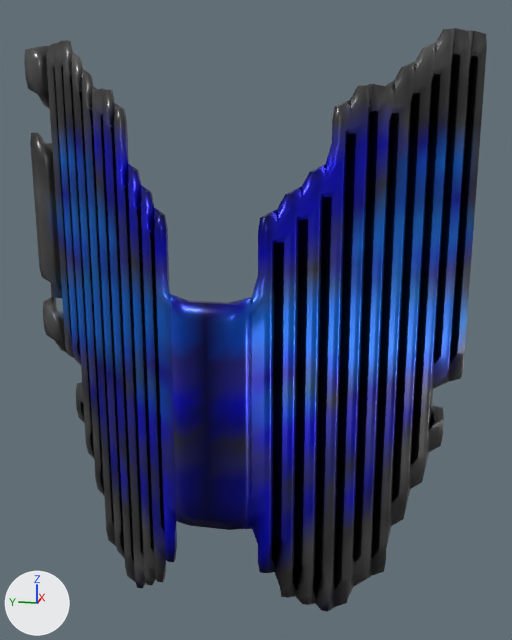
An edit to the glTF model glb/smooth/1-1000/906.glb, drawn before and after from the same camera.
Camera for both pictures: a 50 mm camera at (-1.87, -0.48, 1.29) aimed at (0.03, -0.1, 0.82). The lights are fixed; the arrows at lower left show +X, +Y and +Z. Vertices at the same position are counted once.
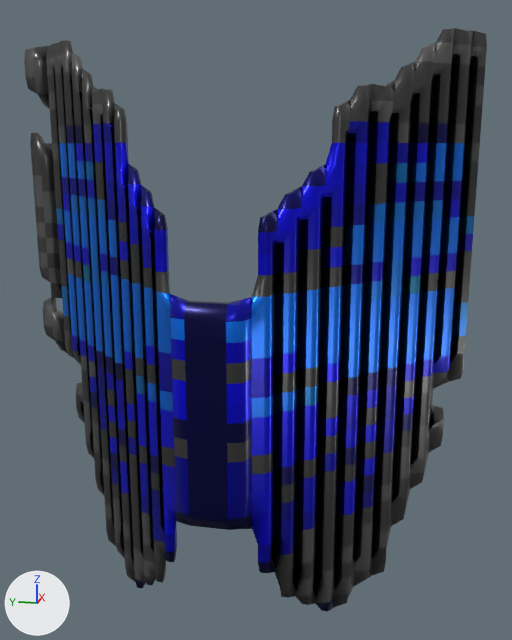
Location of each change, [x1, y1, x2, y2] in pixels of the pictures (512 x 640 px):
part 1 of me_mesh_0, cut back: before [68, 162, 472, 556]; after [36, 223, 47, 253]
part 2 of me_mesh_0, cut back (black): before [427, 65, 483, 198]
part 3 of me_mesh_0, recoloured: [32, 35, 480, 609] in both

The edits, one by one:
me_mesh_0 is used by ob_mesh_0; location (0.0, 0.0, 0.0).
me_mesh_0 had 1974 vertices, 4918 faces and spanned x -0.33..0.33, y -0.69..0.69, z 0.01..1.59.
me_mesh_0 now has 1751 vertices, 4196 faces and spans x -0.33..0.33, y -0.69..0.69, z 0.01..1.59.
me_mesh_0 part 1: 202 vertices removed from x -0.33..0.26, y -0.69..0.54, z 0.2..1.2; 2 vertices added at x 0.29..0.31, y 0.69, z 1.0.
me_mesh_0 part 2: 15 vertices removed from x 0.12..0.26, y -0.69..-0.55, z 1.2..1.45; 1 vertex added at x 0.26, y -0.69, z 1.45.
me_mesh_0 part 3: 3429 kept faces spanning x -0.33..0.33, y -0.69..0.69, z 0.01..1.59 get new vertex colours.
